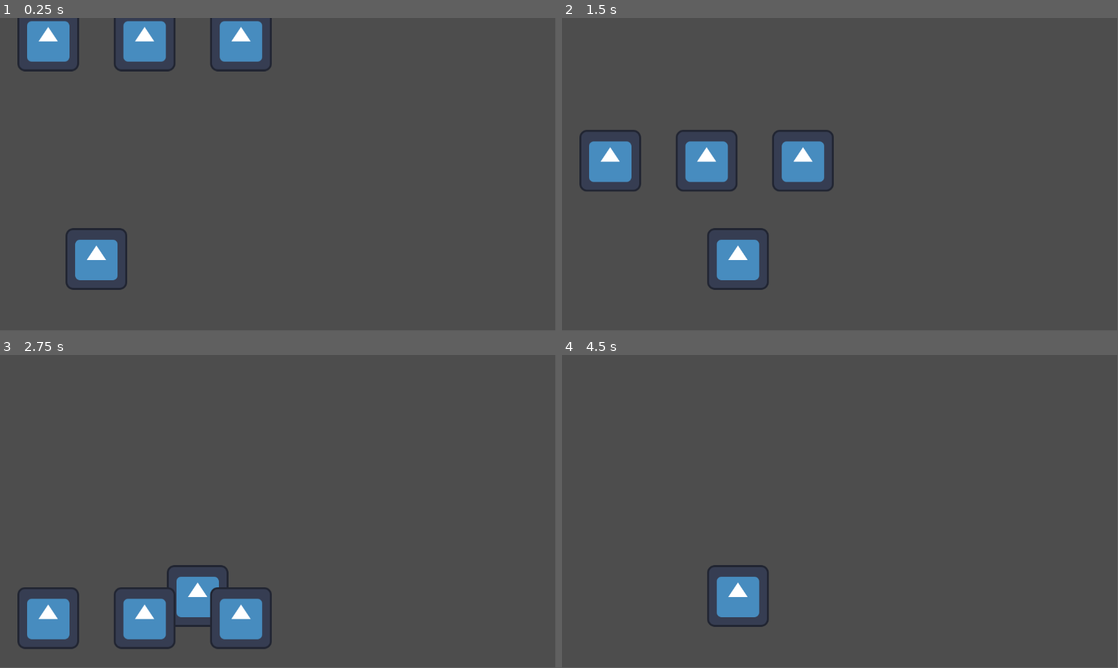
Above: before the commit, frames 1-4 (two rows, left to right).
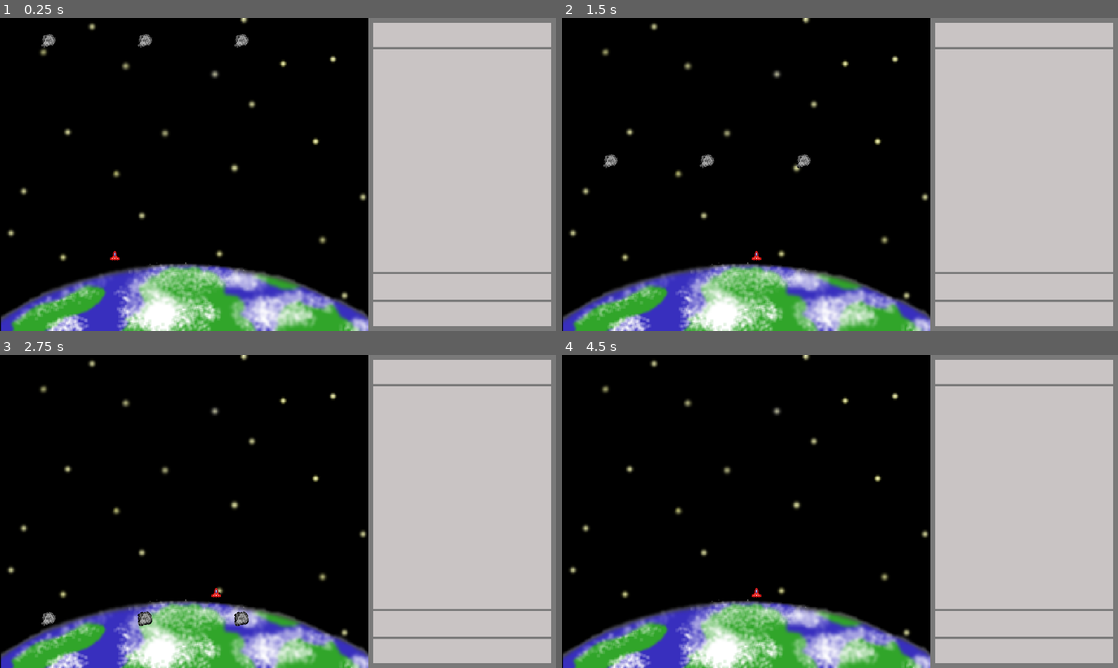
Above: after the commit, the same moments.

Repository: Pchristy03/EAP-Redox
Game: Godot game, scene res://main.tscn
Two runs of this game, one before a commit and one after it. Both use one fixed random seed, a clock stepped at 60 frames per second and the inputs below. The engine's default icon, where the game draws it, is replaced by a stand-in: a white triangle on a blue panel in a dark square.
Inputs:
- Up to frame 1 (0.25 s): no input
- Up to frame 2 (1.5 s): tap Enter (ui_accept) at 0.5, 0.77 s; hold Right (ui_right) 0.53-1.28 s; hold Left (ui_left) from 1.28 s (still down)
- Up to frame 3 (2.75 s): tap Enter (ui_accept) at 1.52 s; release Left (ui_left) at 2.03 s; hold Right (ui_right) from 2.03 s (still down)
- Up to frame 4 (4.5 s): tap Enter (ui_accept) at 3.02, 3.77 s; release Right (ui_right) at 3.53 s; hold Left (ui_left) from 3.53 s (still down)
In our replay, the window is 799x449 before the commit and 800x450 after it. These sizes can differ from the game's own. Grey fills any space a smaller window leaves; there, only what the larger window draws over its background counts as a difference.

The runs differ from the first frame. In frame 1, 100% of the frame differs, in the area x 0-100%, y 0-100%; in frame 2, 100%; in frame 3, 100%; in frame 4, 100%.

Commit message:
Sean did stuff!

Diff:
--- a/asteroid.tscn
+++ b/asteroid.tscn
@@ -1,7 +1,48 @@
-[gd_scene load_steps=3 format=3 uid="uid://dx5bv4rboi0lv"]
+[gd_scene load_steps=8 format=3 uid="uid://dx5bv4rboi0lv"]
 
 [ext_resource type="Script" path="res://asteroid.gd" id="1_6ar2y"]
-[ext_resource type="Texture2D" uid="uid://bqu7a8ajo65uk" path="res://icon.svg" id="1_wui61"]
+[ext_resource type="Texture2D" uid="uid://pikgwuff8v6x" path="res://Art Assets/Asteroid1.png" id="2_viuj2"]
+[ext_resource type="Texture2D" uid="uid://dvvrnrofjp0jr" path="res://Art Assets/Asteroid2.png" id="3_e7fq2"]
+[ext_resource type="Texture2D" uid="uid://bqxse80eq35dp" path="res://Art Assets/Asteroid3.png" id="4_047md"]
+[ext_resource type="Texture2D" uid="uid://0fmur4heikwx" path="res://Art Assets/Asteroid4.png" id="5_yrp5t"]
+
+[sub_resource type="CircleShape2D" id="CircleShape2D_hjl8d"]
+radius = 18.0278
+
+[sub_resource type="SpriteFrames" id="SpriteFrames_jxd3r"]
+animations = [{
+"frames": [{
+"duration": 1.0,
+"texture": ExtResource("2_viuj2")
+}],
+"loop": true,
+"name": &"asteroid1",
+"speed": 5.0
+}, {
+"frames": [{
+"duration": 1.0,
+"texture": ExtResource("3_e7fq2")
+}],
+"loop": true,
+"name": &"asteroid2",
+"speed": 5.0
+}, {
+"frames": [{
+"duration": 1.0,
+"texture": ExtResource("4_047md")
+}],
+"loop": true,
+"name": &"asteroid3",
+"speed": 5.0
+}, {
+"frames": [{
+"duration": 1.0,
+"texture": ExtResource("5_yrp5t")
+}],
+"loop": true,
+"name": &"asteroid4",
+"speed": 5.0
+}]
 
 [node name="Asteroid" type="RigidBody2D"]
 gravity_scale = 0.0
@@ -9,10 +50,13 @@
 metadata/_edit_group_ = true
 
 [node name="CollisionShape2D" type="CollisionShape2D" parent="."]
-
-[node name="Sprite2D" type="Sprite2D" parent="."]
-texture = ExtResource("1_wui61")
+position = Vector2(0, 1)
+shape = SubResource("CircleShape2D_hjl8d")
 
 [node name="VisibleOnScreenNotifier2D" type="VisibleOnScreenNotifier2D" parent="."]
 
+[node name="AnimatedSprite2D" type="AnimatedSprite2D" parent="."]
+sprite_frames = SubResource("SpriteFrames_jxd3r")
+animation = &"asteroid4"
+
 [connection signal="screen_exited" from="VisibleOnScreenNotifier2D" to="." method="_on_visible_on_screen_notifier_2d_screen_exited"]
--- a/hud.tscn
+++ b/hud.tscn
@@ -1,3 +1,11 @@
-[gd_scene format=3 uid="uid://dfaqyqp5seefj"]
+[gd_scene load_steps=2 format=3 uid="uid://dfaqyqp5seefj"]
+
+[ext_resource type="Texture2D" uid="uid://dncyre6ys6mwy" path="res://Art Assets/Earth.png" id="1_4mw2c"]
 
 [node name="HUD" type="CanvasLayer"]
+layer = -1
+
+[node name="TextureRect" type="TextureRect" parent="."]
+offset_right = 1152.0
+offset_bottom = 648.0
+texture = ExtResource("1_4mw2c")
--- a/main.tscn
+++ b/main.tscn
@@ -11,9 +11,9 @@
 ast_scene = ExtResource("2_bot5a")
 proj_scene = ExtResource("3_ijxf1")
 
+[node name="Player" parent="." instance=ExtResource("3_tc4d2")]
+position = Vector2(238, 492)
+
 [node name="HUD" parent="." instance=ExtResource("4_485ph")]
 
-[node name="Player" parent="." instance=ExtResource("3_tc4d2")]
-position = Vector2(200, 500)
-
 [connection signal="shoot" from="Player" to="." method="_on_player_shoot"]
--- a/player.tscn
+++ b/player.tscn
@@ -1,7 +1,11 @@
-[gd_scene load_steps=3 format=3 uid="uid://bxt30ase8f12x"]
+[gd_scene load_steps=4 format=3 uid="uid://bxt30ase8f12x"]
 
 [ext_resource type="Script" path="res://player.gd" id="1_0k6yj"]
-[ext_resource type="Texture2D" uid="uid://bqu7a8ajo65uk" path="res://icon.svg" id="1_umj5i"]
+[ext_resource type="Texture2D" uid="uid://4ip4rf1awaa" path="res://Art Assets/player_ship.png" id="2_5yfuw"]
+
+[sub_resource type="CapsuleShape2D" id="CapsuleShape2D_f62n5"]
+radius = 8.0
+height = 20.0
 
 [node name="Player" type="CharacterBody2D"]
 motion_mode = 1
@@ -9,6 +13,7 @@
 metadata/_edit_group_ = true
 
 [node name="CollisionShape2D" type="CollisionShape2D" parent="."]
+shape = SubResource("CapsuleShape2D_f62n5")
 
 [node name="Sprite2D" type="Sprite2D" parent="."]
-texture = ExtResource("1_umj5i")
+texture = ExtResource("2_5yfuw")
--- a/project.godot
+++ b/project.godot
@@ -14,3 +14,11 @@
 run/main_scene="res://main.tscn"
 config/features=PackedStringArray("4.2", "Forward Plus")
 config/icon="res://icon.svg"
+
+[display]
+
+window/stretch/mode="viewport"
+
+[rendering]
+
+textures/canvas_textures/default_texture_filter=0
Not shown, changed: README.md
